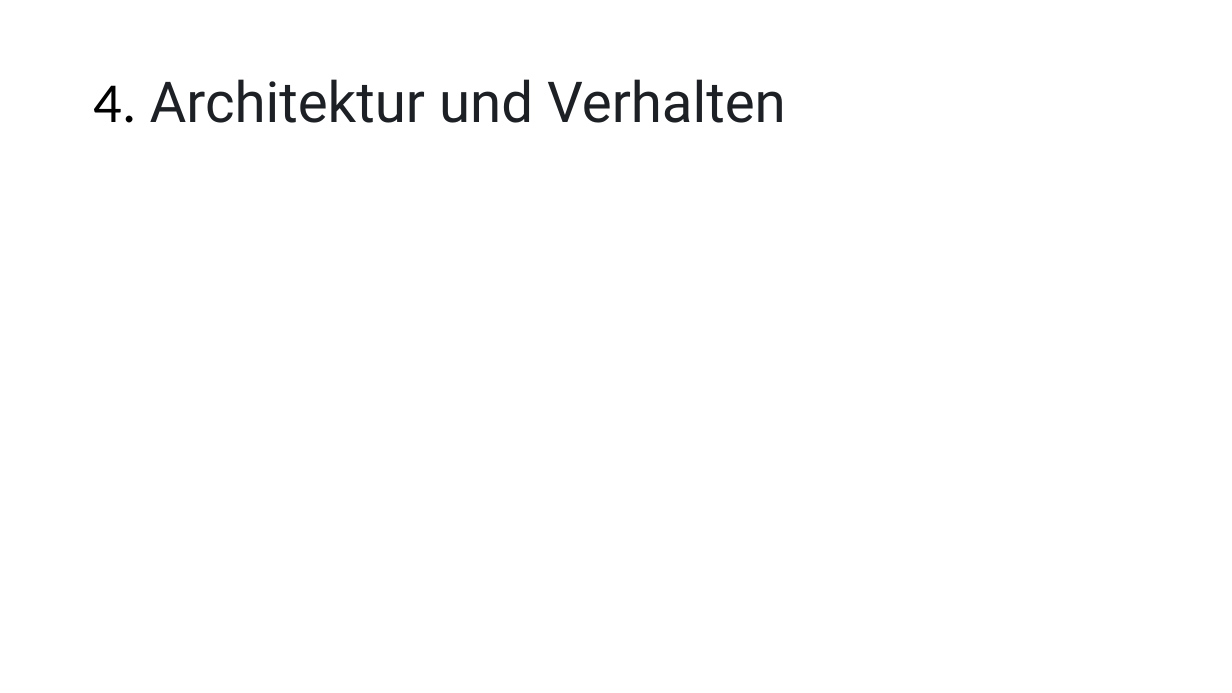
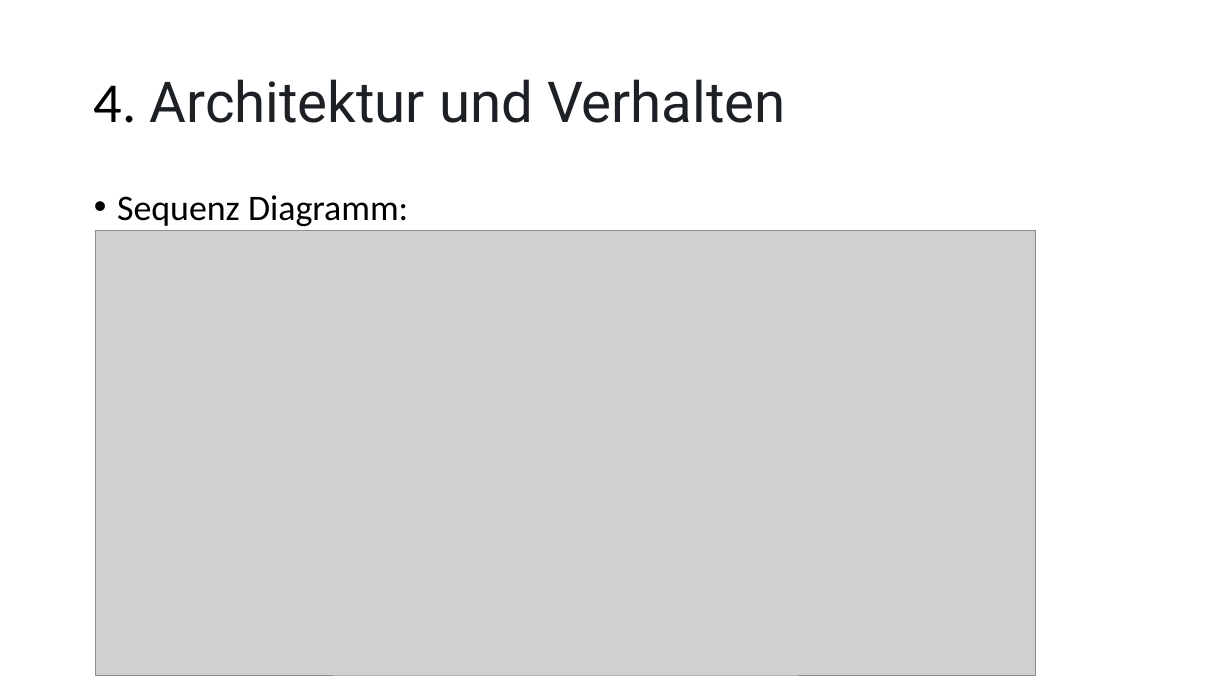
Before and after one commit to Baljet389/SE_Car, a slide deck: slide 8 of Dokumentation/RC-Auto.pptx (slide 5 before the commit). Drawn at 1232x693 pixels with LibreOffice and Linux fonts; fonts in the diff are those of the drawing; grey boxes stand for pictures. Boxes give left, top, right and bottom in pixels: in the first picture for what was removed or moved away, otherwise in the second. Text is boxed around its words. In the diff, an @@ line names an element or a change of style, - is before the commit and + after.

```diff
--- a/Dokumentation/RC-Auto.pptx
+++ b/Dokumentation/RC-Auto.pptx
@@ text added at box(117, 195, 408, 226), 28 pt, text #000000 @@
+• Sequenz Diagramm:
@@ picture added at box(95, 231, 1035, 676) @@
```
Also in this commit, not shown: 4 other slides changed, 3 slides added, 1 other file.
